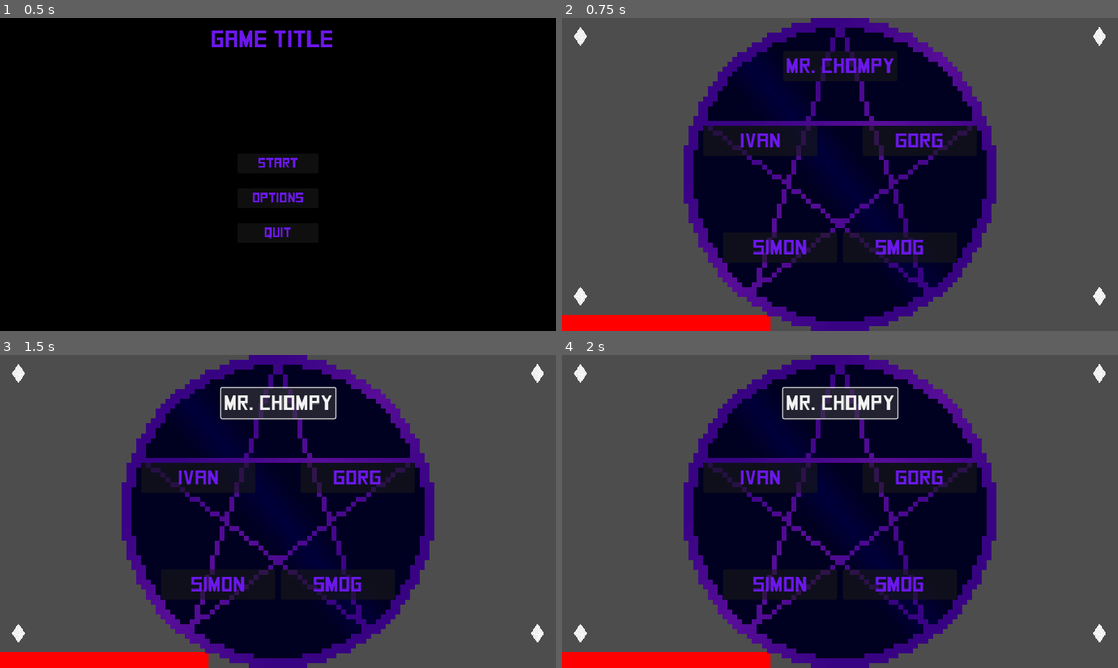
Above: before the commit, frames 1-4 (two rows, left to right).
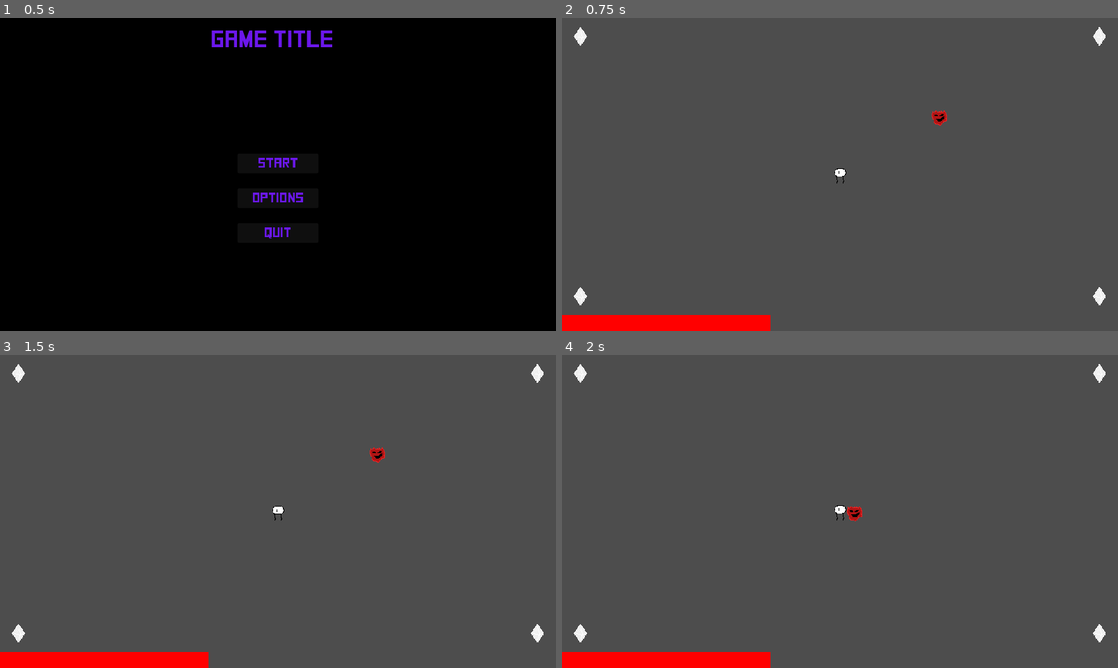
Above: after the commit, the same moments.

Repository: Dovodx/ld55
Game: Godot game, scene res://Scenes/main_menu.tscn
Same seed, same stepped clock (60 frames per second), same inputs: the game is played once before the commit and once after it.
Inputs (mouse positions are in pixels of both pictures, inside the frame that each line leads up to):
- Up to frame 1 (0.5 s): no input
- Up to frame 2 (0.75 s): click "Start" at 0.5 s
- Up to frame 3 (1.5 s): click (278, 401) at 1.25 s, where only the run before the commit has a clickable "Mr. Chompy"
- Up to frame 4 (2 s): no input

Frame 1 is identical in both runs. In frame 2, 44% of the frame differs, in the area x 21-79%, y 0-100%; in frame 3, 44%; in frame 4, 44%.

Commit message:
Backing up before dinner while working on Mr. Chompy

Diff:
--- a/Prefabs/hud.tscn
+++ b/Prefabs/hud.tscn
@@ -8,6 +8,7 @@
 follow_viewport_enabled = true
 
 [node name="pause bg" type="ColorRect" parent="."]
+visible = false
 anchors_preset = 15
 anchor_right = 1.0
 anchor_bottom = 1.0
@@ -39,15 +40,16 @@
 
 [node name="summon select" type="Control" parent="."]
 process_mode = 3
-layout_mode = 3
-anchors_preset = 15
-anchor_right = 1.0
-anchor_bottom = 1.0
-grow_horizontal = 2
-grow_vertical = 2
-theme = ExtResource("2_8a2yb")
-
-[node name="TextureRect" type="TextureRect" parent="summon select"]
+visible = false
+layout_mode = 3
+anchors_preset = 15
+anchor_right = 1.0
+anchor_bottom = 1.0
+grow_horizontal = 2
+grow_vertical = 2
+theme = ExtResource("2_8a2yb")
+
+[node name="bg" type="TextureRect" parent="summon select"]
 layout_mode = 1
 anchors_preset = 8
 anchor_left = 0.5
--- /dev/null
+++ b/Prefabs/mr_chompy.tscn
@@ -0,0 +1,84 @@
+[gd_scene load_steps=11 format=3 uid="uid://c20jxxewgy7e"]
+
+[ext_resource type="Texture2D" uid="uid://dkde3iqdjiop0" path="res://Sprites/Mr. Chompy/stand 1.png" id="1_kmxrd"]
+[ext_resource type="Script" path="res://Scripts/MrChompyScript.gd" id="1_p7kgx"]
+[ext_resource type="Texture2D" uid="uid://dwfmxb16r0qwa" path="res://Sprites/Mr. Chompy/stand 2.png" id="2_qs0l8"]
+[ext_resource type="Texture2D" uid="uid://cy1jyce3nueix" path="res://Sprites/Mr. Chompy/stand 3.png" id="3_c21a8"]
+[ext_resource type="Texture2D" uid="uid://bg4us3kuntlki" path="res://Sprites/Mr. Chompy/stand 4.png" id="4_huumj"]
+
+[sub_resource type="RectangleShape2D" id="RectangleShape2D_48aqh"]
+size = Vector2(56, 39)
+
+[sub_resource type="RectangleShape2D" id="RectangleShape2D_mvhmk"]
+size = Vector2(44, 41)
+
+[sub_resource type="Animation" id="Animation_k6lfu"]
+length = 0.001
+tracks/0/type = "value"
+tracks/0/imported = false
+tracks/0/enabled = true
+tracks/0/path = NodePath("sprite root/sprite:texture")
+tracks/0/interp = 1
+tracks/0/loop_wrap = true
+tracks/0/keys = {
+"times": PackedFloat32Array(0),
+"transitions": PackedFloat32Array(1),
+"update": 1,
+"values": [ExtResource("1_kmxrd")]
+}
+
+[sub_resource type="Animation" id="Animation_ascko"]
+resource_name = "moving"
+length = 0.6
+loop_mode = 1
+step = 0.05
+tracks/0/type = "value"
+tracks/0/imported = false
+tracks/0/enabled = true
+tracks/0/path = NodePath("sprite root/sprite:texture")
+tracks/0/interp = 1
+tracks/0/loop_wrap = true
+tracks/0/keys = {
+"times": PackedFloat32Array(0, 0.15, 0.3, 0.45),
+"transitions": PackedFloat32Array(1, 1, 1, 1),
+"update": 1,
+"values": [ExtResource("1_kmxrd"), ExtResource("2_qs0l8"), ExtResource("3_c21a8"), ExtResource("4_huumj")]
+}
+
+[sub_resource type="AnimationLibrary" id="AnimationLibrary_e5ejq"]
+_data = {
+"RESET": SubResource("Animation_k6lfu"),
+"moving": SubResource("Animation_ascko")
+}
+
+[node name="Mr Chompy" type="CharacterBody2D"]
+collision_layer = 2
+script = ExtResource("1_p7kgx")
+
+[node name="attack timer" type="Timer" parent="."]
+process_callback = 0
+autostart = true
+
+[node name="CollisionShape2D" type="CollisionShape2D" parent="."]
+visible = false
+position = Vector2(-1, 3.5)
+shape = SubResource("RectangleShape2D_48aqh")
+
+[node name="sprite root" type="Node2D" parent="."]
+
+[node name="sprite" type="Sprite2D" parent="sprite root"]
+texture = ExtResource("1_kmxrd")
+
+[node name="hitbox" type="Area2D" parent="."]
+
+[node name="collider" type="CollisionShape2D" parent="hitbox"]
+position = Vector2(6, 4.5)
+shape = SubResource("RectangleShape2D_mvhmk")
+
+[node name="AnimationPlayer" type="AnimationPlayer" parent="."]
+libraries = {
+"": SubResource("AnimationLibrary_e5ejq")
+}
+autoplay = "moving"
+
+[connection signal="timeout" from="attack timer" to="." method="_on_attack_timer_timeout"]
--- a/Scenes/fightscene.tscn
+++ b/Scenes/fightscene.tscn
@@ -553,6 +553,7 @@
 motion_mode = 1
 script = ExtResource("1_pqfpr")
 currentSpeed = 200.0
+summons = Array[PackedScene]([null, null, null, null, null])
 
 [node name="invuln timer" type="Timer" parent="player"]
 process_callback = 0
--- /dev/null
+++ b/Scripts/MrChompyScript.gd
@@ -0,0 +1,35 @@
+extends CharacterBody2D
+
+var speed = 650.0
+
+var sprite: Sprite2D
+var spriteRoot: Node2D
+var spritePositions = [Vector2.ZERO, Vector2.ZERO]
+var lastPhysTime = Time.get_ticks_usec()
+
+var hitbox: Area2D
+
+func _ready():
+	sprite = get_node("sprite root/sprite")
+	sprite = get_node("sprite root")
+	spritePositions[0] = global_position
+	spritePositions[1] = global_position
+
+func _physics_process(delta):
+	velocity *= 0.98
+	sprite.flip_h = velocity.x > 0
+
+	move_and_slide()
+
+	spritePositions[0] = spritePositions[1]
+	spritePositions[1] = global_position
+	lastPhysTime = Time.get_ticks_usec()
+
+
+func _on_attack_timer_timeout():
+	#search for the nearest enemy, EAT
+	var lowestDistance = 999999999999
+	for enemy in get_node("/root/level/enemies").get_children():
+		if enemy.dead:
+			print("skipping dead enemy")
+			continue
--- a/Scripts/PlayerScript.gd
+++ b/Scripts/PlayerScript.gd
@@ -2,6 +2,7 @@
 
 const SPEED = 300.0
 @export var currentSpeed = SPEED
+@export var summons: Array[PackedScene]
 
 var maxHealth = 100
 var health = 100
@@ -53,6 +54,7 @@
 	optionsMenu = hud.get_node("options menu")
 
 	pauseMenu.visible = false
+	hud.get_node("summon select").visible = false
 	pauseBg.visible = false
 	optionsMenu.visible = false
 
@@ -63,6 +65,11 @@
 
 	hud.get_node("in-game").visible = true
 	hud.get_node("dead").visible = false
+	#todo connect summon buttons to summon function
+	for button in hud.get_node("summon select").get_children():
+		if button.name == "bg":
+			continue
+		button.connect("pressed", summon.bind(button.get_index() - 1))
 
 func _unhandled_input(event):
 	if dead: return
@@ -155,7 +162,6 @@
 
 func show_summon_menu():
 	canPickup = false
-	#show summon menu, pause game
 	get_tree().paused = true
 	Input.set_mouse_mode(Input.MOUSE_MODE_CONFINED)
 	hud.get_node("pause bg").visible = true
@@ -172,6 +178,10 @@
 	Input.set_mouse_mode(Input.MOUSE_MODE_CONFINED_HIDDEN)
 	hud.get_node("pause bg").visible = false
 	hud.get_node("summon select").visible = false
+
+func summon(monsterNum):
+	print("summoning number " + str(monsterNum))
+	close_summon_menu()
 
 func _take_damage(body, dmg):
 	if invulnerable: return
--- /dev/null
+++ b/bouncy_character_physics.tres
@@ -0,0 +1,5 @@
+[gd_resource type="PhysicsMaterial" format=3 uid="uid://dq6nkfrtwpxr5"]
+
+[resource]
+friction = 0.0
+bounce = 1.0
